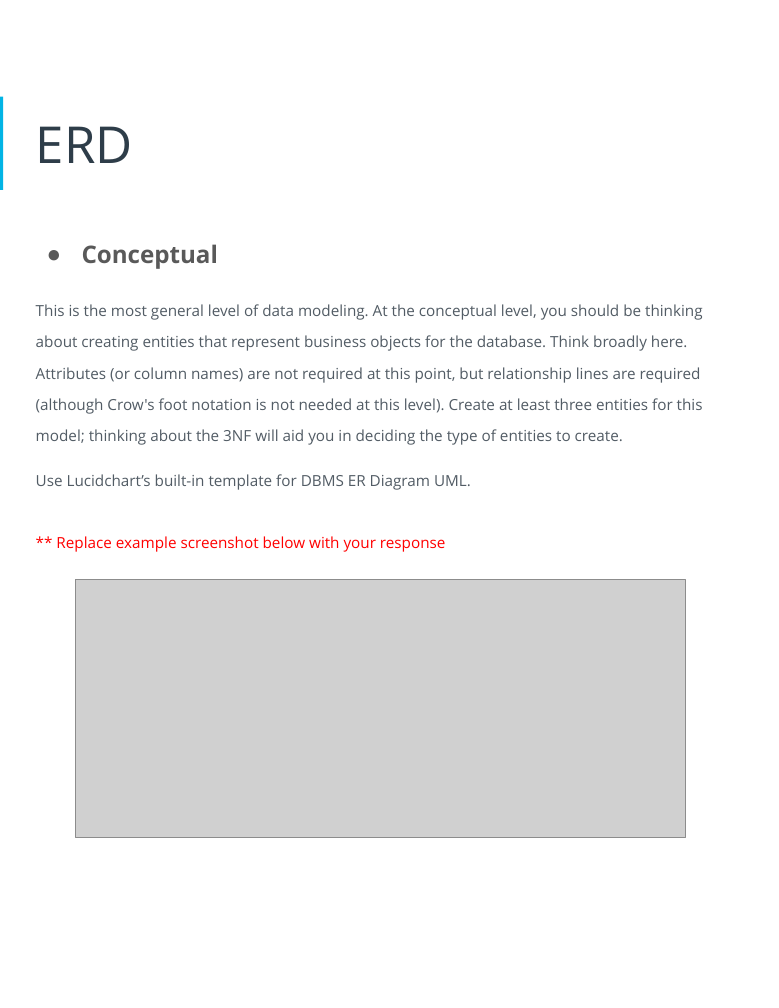
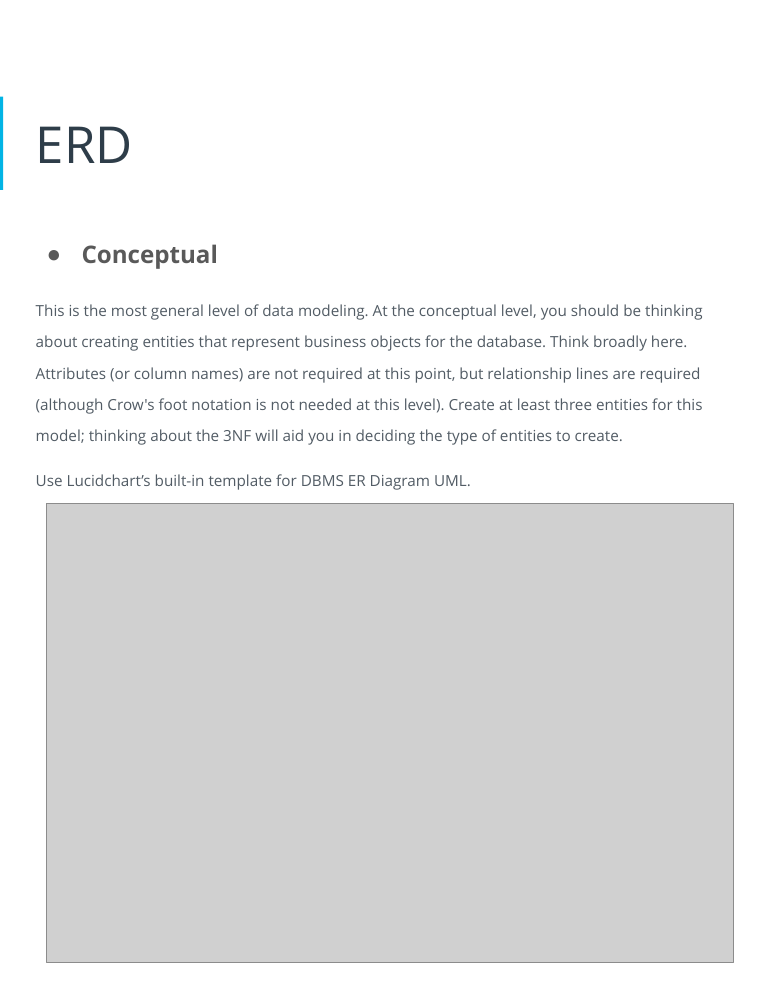
Before and after one commit to SwimLane2/udacity-ai-masters, a slide deck: slide 12 of Modules/03-Data-Architect/projects/Project 1 - Human Resources Database Design/report/HR_Database_Design_Project_Arjun_Avalakki_Mohan.pptx. Drawn at 779x1008 pixels with LibreOffice and Linux fonts; fonts in the diff are those of the drawing; grey boxes stand for pictures. Boxes give left, top, right and bottom in pixels: in the first picture for what was removed or moved away, otherwise in the second. Text is boxed around its words. In the diff, an @@ line names an element or a change of style, - is before the commit and + after.

```diff
--- a/Modules/03-Data-Architect/projects/Project 1 - Human Resources Database Design/report/HR_Database_Design_Project_Arjun_Avalakki_Mohan.pptx
+++ b/Modules/03-Data-Architect/projects/Project 1 - Human Resources Database Design/report/HR_Database_Design_Project_Arjun_Avalakki_Mohan.pptx
@@ picture added at (x1=47, y1=504, x2=733, y2=962) @@
@@ text at (x1=56, y1=536, x2=446, y2=552): paragraph removed @@
-** Replace example screenshot below with your response
@@ picture removed at (x1=76, y1=580, x2=686, y2=838) @@
```
Also in this commit, not shown: 1 other slide changed, 3 other files.
